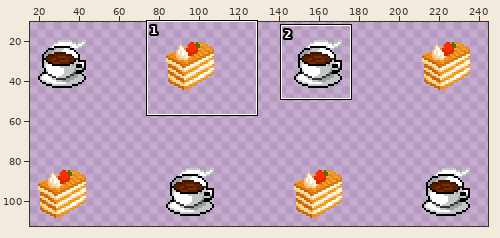
File history of a sprite sheet, res/drawable-hdpi/food.png. Above: a wide view before the commit, with the close-up outlined.
Close-up. As it was:
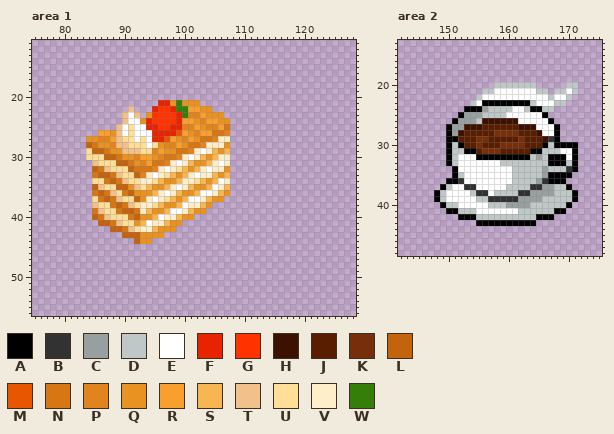
The file is 256x256 pixels. Shown: area 1: x 75..128, y 11..56; area 2: x 142..175, y 13..48. The wide view leaves out empty margins. The commit also changed other parts of the picture, which this record leaves out.
Palette (. is transparent): A #000000  B #323232  C #989f9f  D #c0c7c7  E #ffffff  F #e82400  G #ff3200  H #3c1100  J #591e00  K #772e0a  L #c3630d  M #e85600  N #d77714  P #e1841e  Q #e89221  R #f89f2e  S #f8b653  T #f2c08b  U #ffde98  V #ffeeca  W #357e0a
Pixels before, area 1 (only the part around the change), first column x 75:
13 ......................................................
14 ......................................................
15 ......................................................
16 ......................................................
17 ......................................................
18 ......................................................
19 ......................................................
20 ......................................................
21 .....................FFQWQQQ..........................
22 ................T...FGGFWWRRQQ........................
23 ...............TET.QGGGGFWPPRQQQ......................
24 ...............TEEQFGGGGFRRQPRRQQ.....................
25 ..............TEUEEFFGGFFPPRQPPRN.....................
26 ...........RRQTEUEEEFFFFMRQPRRNNP.....................
27 .........QQPPRTUUEUEFFMRQPRQNNPVV.....................
28 .........LNQQPTTUUUEUQPPRQNNPVVVQ.....................
29 .........ULLNQQTTTUUPRQQNNPVEVSQS.....................
30 .........UUULLNQQPRRQPNNPVEVSQSVV.....................
31 ..........TUUULLNQPRNNPVEVSQQSVEV.....................
32 ..........LNTUUULNNNPVEVUSQSVEVVQ.....................
33 ..........NLLNTUULPVEVUSQSVEVVSQS.....................
34 ..........UUNLNTUUVVUSQQSVVUSQSEV.....................
35 ..........LTUULLQTUSQQSVEVSQQSEVS.....................
36 ..........NLNTUNLQQQSVEVSQQSEEVSQ.....................
37 ..........UNLNTUULQVEVUSQSEEVSQQ......................
38 ..........TUUNLNTUVVUSQQSEVVSQ........................
39 ..........NTUUNLLNVSQQSEEVSQQ.........................
40 ..........LNTUUUNLQQSEVVSQQ...........................
41 ...........LLNTUUQSEVVSQQ.............................
42 .............LLNTUVVSQQQ..............................
43 ...............LLLQQQQ................................
44 .................LQQ..................................
45 ......................................................
46 ......................................................
47 ......................................................
48 ......................................................
49 ......................................................
50 ......................................................
51 ......................................................
52 ......................................................
53 ......................................................
54 ......................................................
55 ......................................................
56 ......................................................
Pixels before, area 2, first column x 148:
20 ..........DDDDDDD.....DD
21 ........DDEEEEEEEDD.DDED
22 .......DEEEEEEEEEEEDEED.
23 ......DEAAAAAAAADEEEDD..
24 .....AAACDDDDEEDAADD....
25 ....ACCCDDDDEEEEEEA.....
26 ...ACCCDHHHHHHEEEEEA....
27 ..ACCHHHJJJJJJHHHEEEA...
28 ..ACHJJJJJKKKKJJJHEEA...
29 ..AAJJJKKJJJJJKJJJHBA...
30 ..ADAJJKJJJKKKKJJJADAAAA
31 ..ADDAAJKKKJJJJJAADDDEEA
32 ..ADEEEAAAAAAAAADCDAAAEA
33 ..ADEEEEEEEDDDDDDDDAAADA
34 ...AEEEEEEEEEDDDDDCDDDBA
35 ...ADEEEEEEEEDDDDDCAAAA.
36 ..AABEEEEEEEEDDDDCBAAA..
37 .ADEEBBEEEEEDDDDBBCCDDA.
38 ADEEEEDBBEDDDDBBCCCCDDDA
39 ADEEEEEDDBBBBBCCCCDDDDDA
40 .ADDEEEEEDDDCCCCDDDDDDA.
41 ..AADDDEEEEEEEDDDDDDAA..
42 ....AAADDDDDDDDDDAAA....
43 .......AAAAAAAAAA.......
The result:
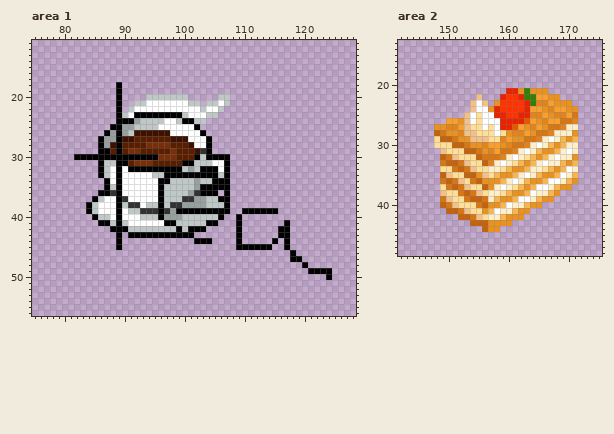
Changes in this commit:
Changed rows in their new state; - is an unchanged pixel.
Area 1:
first column x 82:
18 -------A-----------------------------------
19 -------A-----------------------------------
20 -------A----DDDDDDD-----DD-----------------
21 -------A--DDEEEEEEEDD-DDED-----------------
22 -------A-DEEEEEEEEEEEDEED------------------
23 -------AD-AAAAAAAADEEEDD.------------------
24 -------AAACDDDDEEDAADD....-----------------
25 ------AACCDDDDEEEEEEA.....-----------------
26 ----.ACACDHHHHHHEEEEEA....-----------------
27 --..ACCAHHJJJJJJHHHEEEA...-----------------
28 --..ACHAJJJJKKKKJJJHEEA...-----------------
29 --..AAJAJKKJJJJJKJJJHBA...-----------------
30 AAAAAAAAAAAAAAKKKJJJADAAAA-----------------
31 ---.ADDAAJKKKJJJJJAADDDE-A-----------------
32 ---.ADEAEAAAAAAAAADCDAAAEA-----------------
33 ---.ADEAEEEEEDDAAAAAAAAADA-----------------
34 ---..AEAEEEEEEAADDDDCDDAAA-----------------
35 ---..ADAEEEEEEADDDDDCAAAAA-----------------
36 ---.AABAEEEEEEADDDDCBAAA.A-----------------
37 ---ADEEABEEEE-ADDDBBCCDDAA-----------------
38 --ADEEEADBBEDDADBBCCCCDDDA-----------------
39 --ADEEEAEDDBBBABCAAAAAAAAA--AAAAAA---------
40 ---ADDEAEEEDDDACCCDDDDDDA--A---------------
41 ----AADADEEE-EEAADDDDDAA---A-------A-------
42 ------AAADDDDDDDDADAAA-----A------AA-------
43 -------A.AAAAAAAAAAA-------A------AA-------
44 -------A--...-------AAA----A-----A-A-------
45 -------A-------------------AAAAAA--A-------
46 ------------------------------------A------
47 ------------------------------------AA-----
48 --------------------------------------A----
49 ---------------------------------------AAAA
50 ------------------------------------------A
Area 2:
first column x 148:
20 ----------.......-----..
21 --------....FFQWQQQ-....
22 -------T...FGGFWWRRQQ..-
23 ------T-T.QGGGGFWPPRQQQ-
24 -----.TEEQFGGGGFRRQPRRQQ
25 ----.TEUEEFFGGFFPPRQPPRN
26 --RRQTEUEEEFFFFMRQPRRNNP
27 QQPPRTUUEUEFFMRQPRQNNPVV
28 LNQQPTTUUUEUQPPRQNNPVVVQ
29 ULLNQQTTTUUPRQQNNPVEVSQS
30 UUULLNQQPRRQPNNPVEVSQSVV
31 -TUUULLNQPRNNPVEVSQQSV-V
32 -LNTUUULNNNPVEVUSQSVEVVQ
33 -NLLNTUULPVEVUSQSVEVVSQS
34 -UUNLNTUUVVUSQQSVVUSQSEV
35 -LTUULLQTUSQQSVEVSQQSEVS
36 -NLNTUNLQQQSVEVSQQSEEVSQ
37 -UNLNTUULQV-VUSQSEEVSQQ-
38 .TUUNLNTUVVUSQQSEVVSQ...
39 .NTUUNLLNVSQQSEEVSQQ....
40 -LNTUUUNLQQSEVVSQQ.....-
41 --LLNTUUQS-VVSQQ......--
42 ----LLNTUVVSQQQ.....----
43 ------LLLQQQQ....-------
44 --------LQQ-------------
